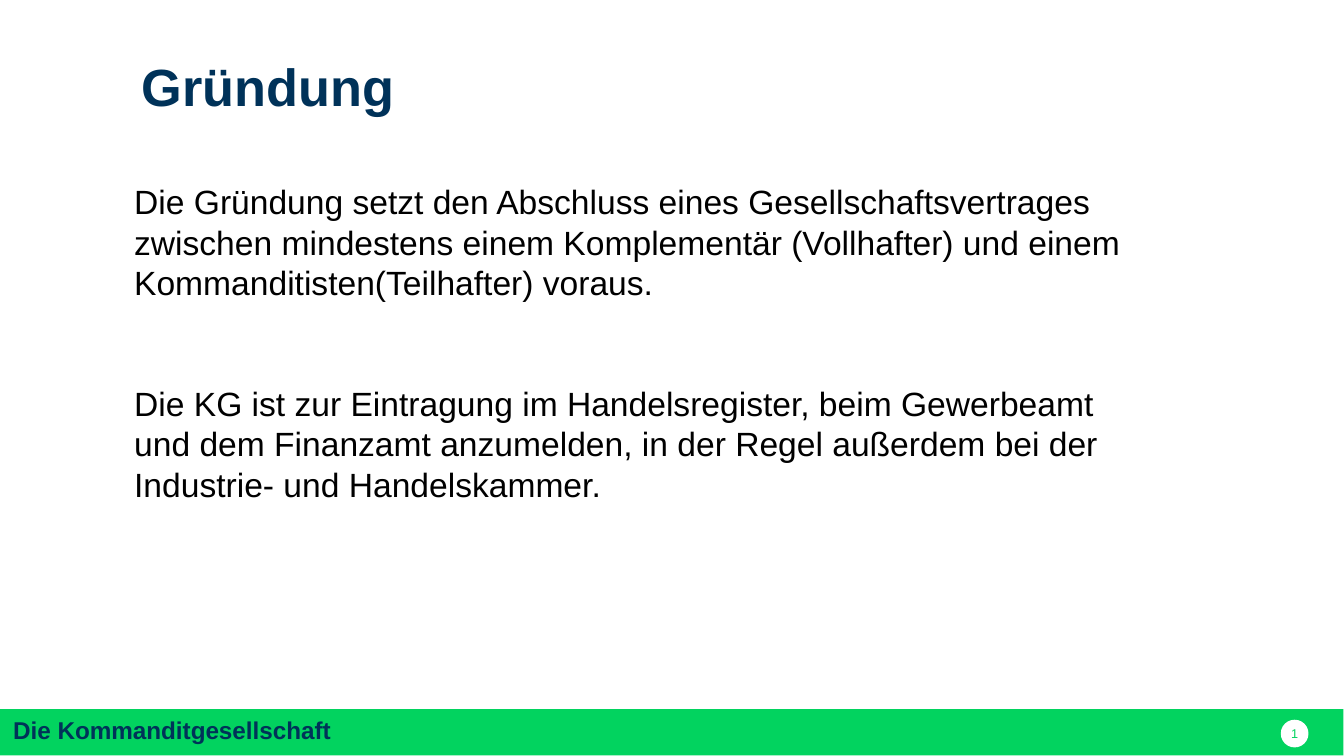
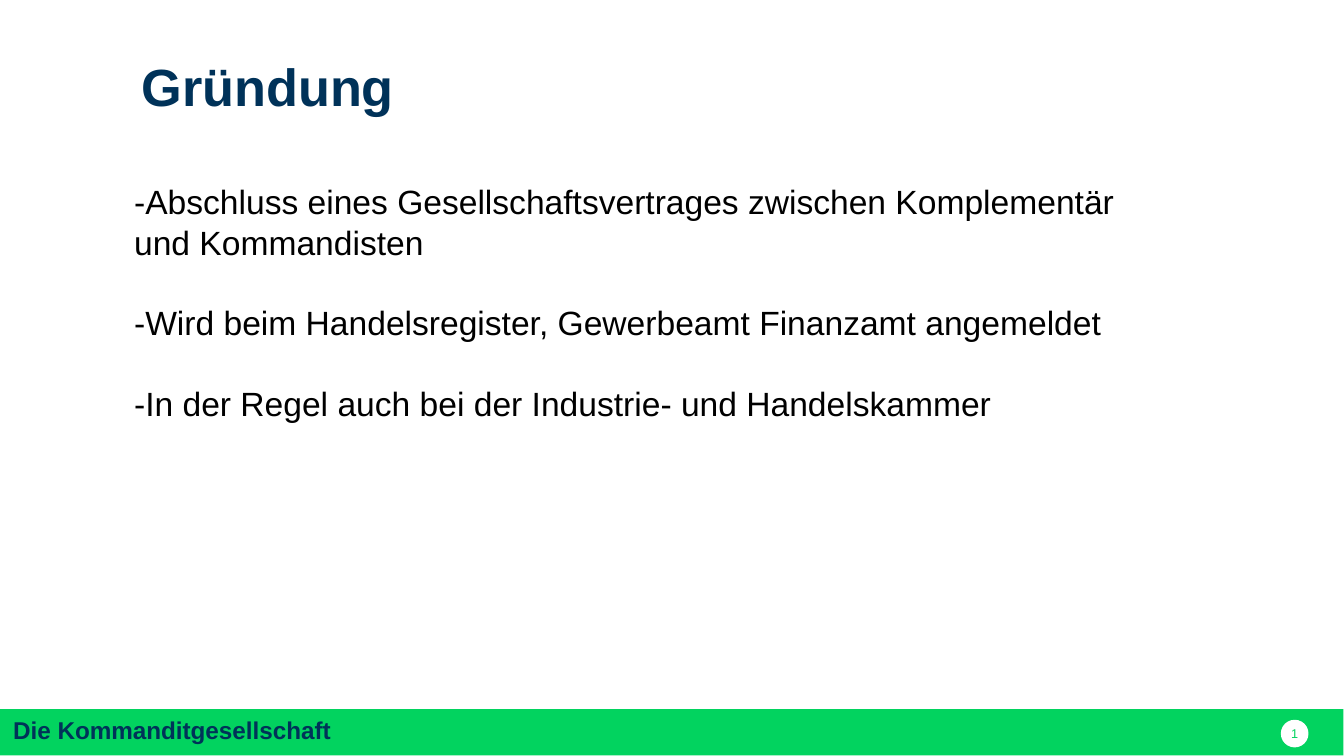
Before and after one commit to nodeg/exercises, a slide deck: slide 1 of Referat_BWP_KG_michael.pptx. Drawn at 1344x756 pixels with LibreOffice and Linux fonts; fonts in the diff are those of the drawing. Boxes give left, top, right and bottom in pixels: in the first picture for what was removed or moved away, otherwise in the second. Text is boxed around its words. In the diff, an @@ line names an element or a change of style, - is before the commit and + after.

```diff
--- a/Referat_BWP_KG_michael.pptx
+++ b/Referat_BWP_KG_michael.pptx
@@ text at (134,189,1113,422): text changed @@
-Die Gründung setzt den Abschluss eines Gesellschaftsvertrages zwischen mindestens einem Komplementär (Vollhafter) und einem Kommanditisten(Teilhafter) voraus.
-Die KG ist zur Eintragung im Handelsregister, beim Gewerbeamt und dem Finanzamt anzumelden, in der Regel außerdem bei der Industrie- und Handelskammer.
+-Abschluss eines Gesellschaftsvertrages zwischen Komplementär und Kommandisten
+-Wird beim Handelsregister, Gewerbeamt Finanzamt angemeldet
+-In der Regel auch bei der Industrie- und Handelskammer
```
Also in this commit, not shown: 1 other slide changed.
